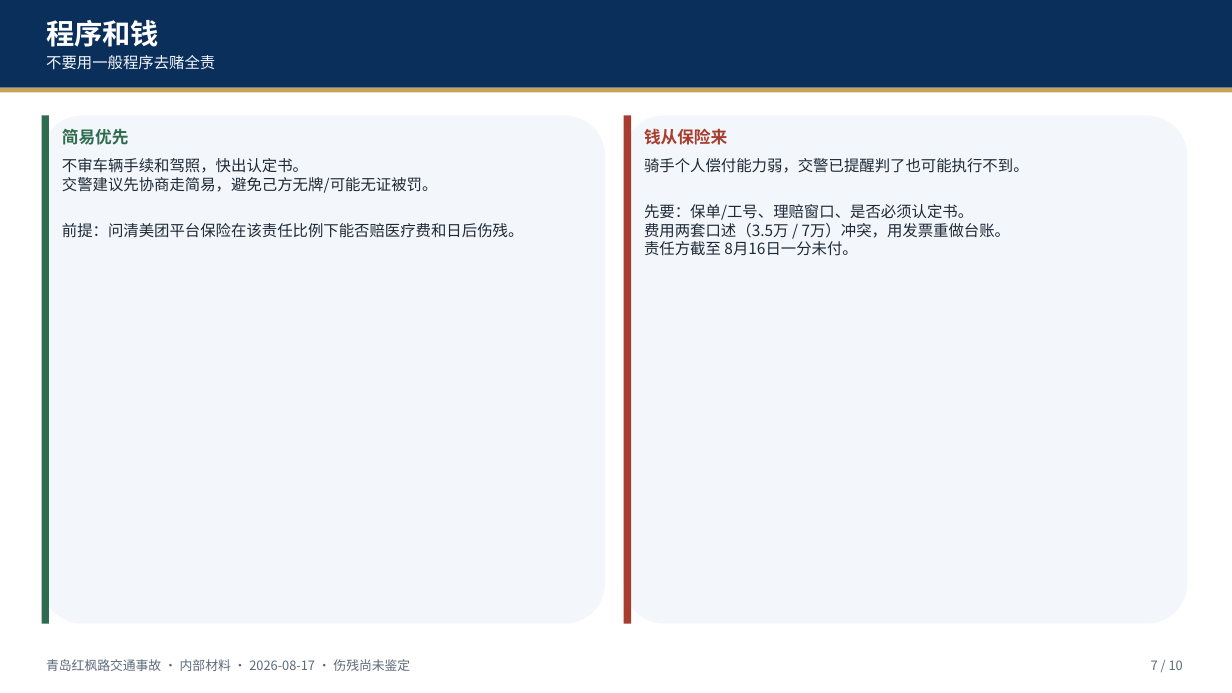
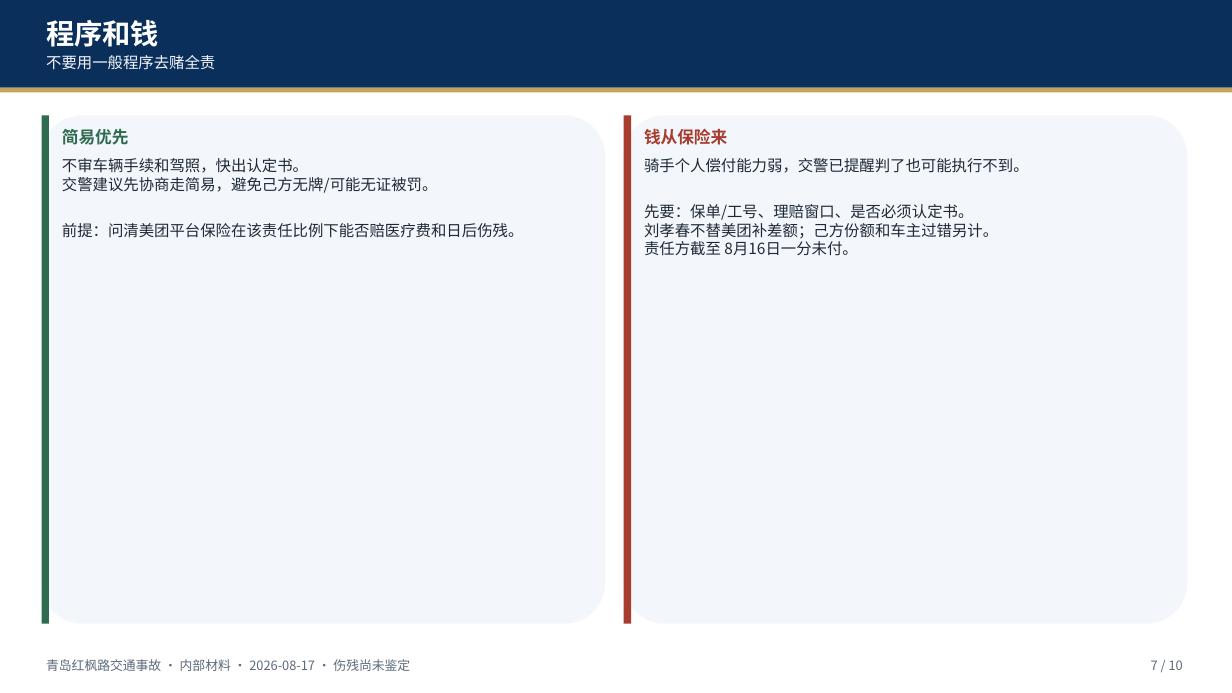
Before and after one commit to hujigang2010-maker/AIDEN, a slide deck: slide 7 of deliverables/青岛红枫路交通事故_伤情与伤残简报_20260817.pptx. Drawn at 1232x693 pixels with LibreOffice and Linux fonts; fonts in the diff are those of the drawing. Boxes give left, top, right and bottom in pixels: in the first picture for what was removed or moved away, otherwise in the second. Text is boxed around its words. In the diff, an @@ line names an element or a change of style, - is before the commit and + after.

```diff
--- a/deliverables/青岛红枫路交通事故_伤情与伤残简报_20260817.pptx
+++ b/deliverables/青岛红枫路交通事故_伤情与伤残简报_20260817.pptx
@@ text at [644, 223, 998, 239]: text changed @@
-费用两套口述（3.5万 / 7万）冲突，用发票重做台账。
+刘孝春不替美团补差额；己方份额和车主过错另计。
```
Also in this commit, not shown: 1 other slide changed, 10 other files.
